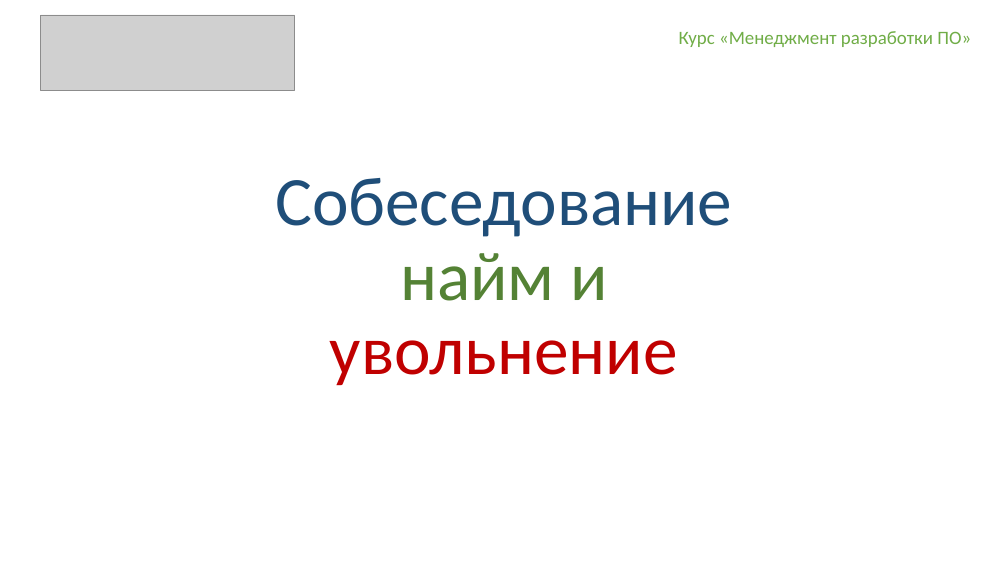
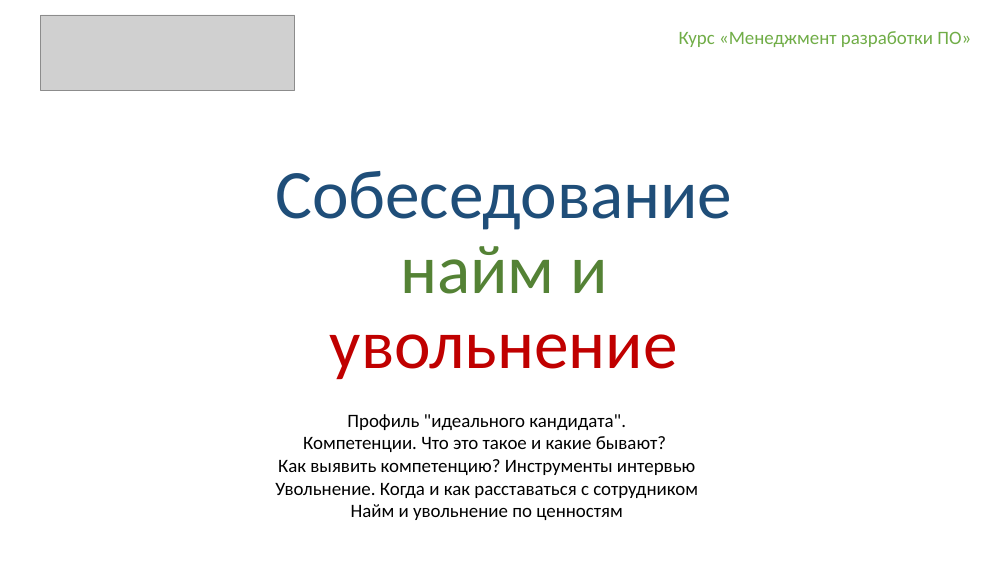
Before and after one commit to xtrueman/soft_dev_mgmt_course, a slide deck: slide 1 of slides/HR.pptx. Drawn at 1008x567 pixels with LibreOffice and Linux fonts; fonts in the diff are those of the drawing; grey boxes stand for pictures. Boxes give left, top, right and bottom in pixels: in the first picture for what was removed or moved away, otherwise in the second. Text is boxed around its words. In the diff, an @@ line names an element or a change of style, - is before the commit and + after.

```diff
--- a/slides/HR.pptx
+++ b/slides/HR.pptx
@@ title "Собеседование найм и увольнение": place and size @@
-title "Собеседование найм и увольнение" at (275,178,732,386)
+title "Собеседование найм и увольнение" at (275,171,732,380)
@@ text added at (275,414,698,520), 18 pt, text #000000 @@
+Профиль "идеального кандидата".
+Компетенции. Что это такое и какие бывают?
+Как выявить компетенцию? Инструменты интервью
+Увольнение. Когда и как расставаться с сотрудником
+Найм и увольнение по ценностям
```
Also in this commit, not shown: 4 other files.
